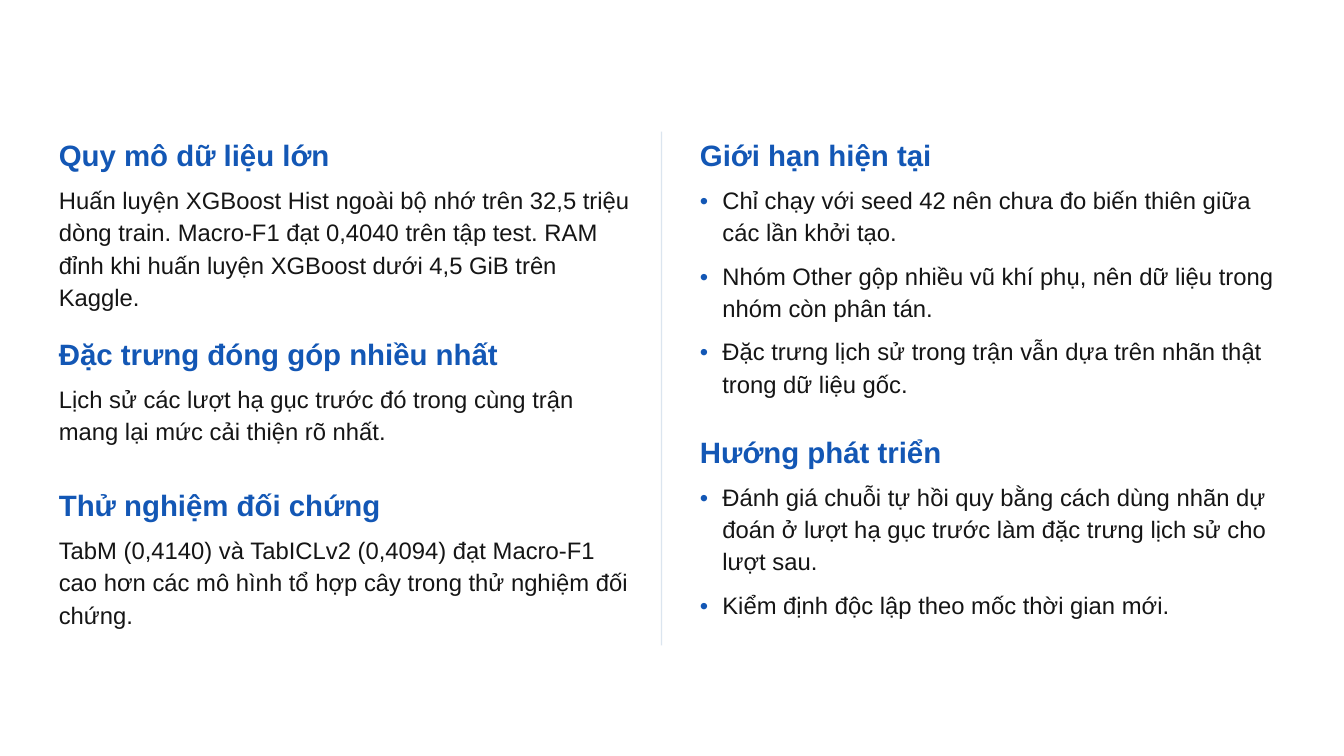
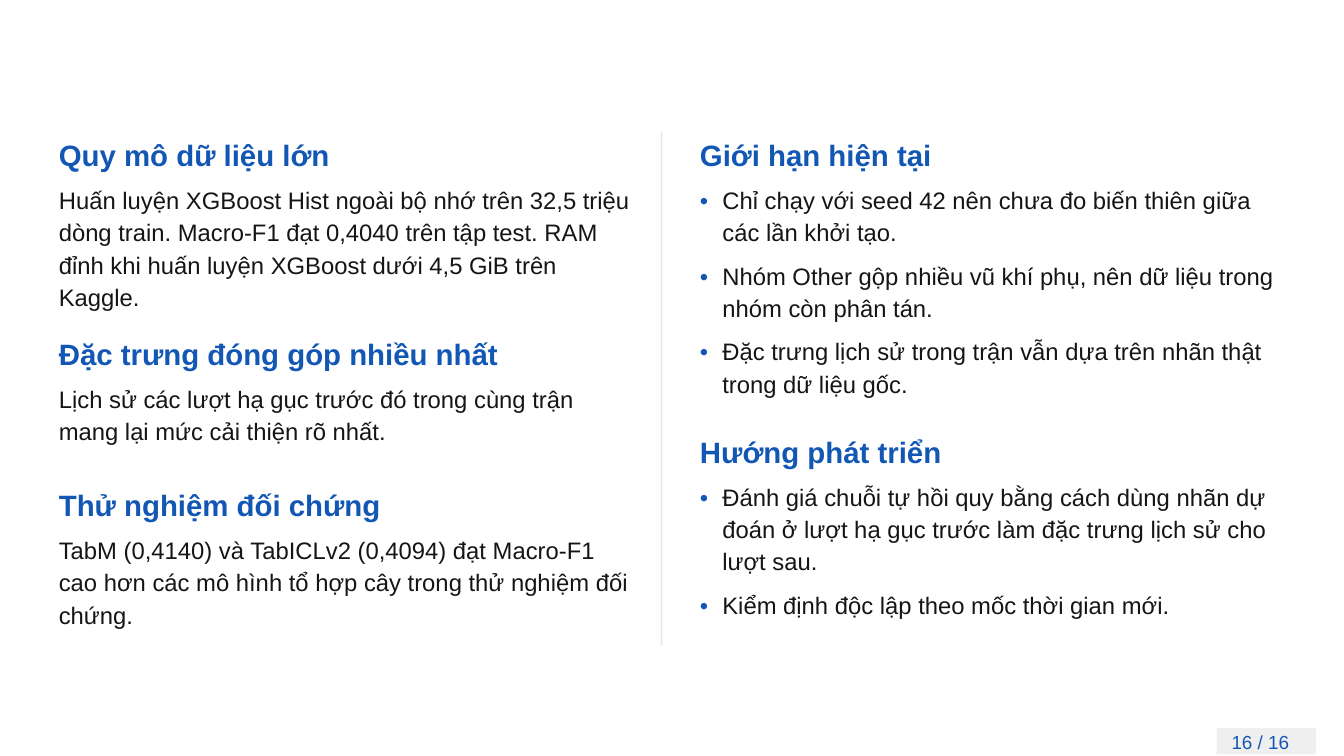
Before and after one commit to kttt294/PUBG-Weapon-Groups, a slide deck: slide 16 of docs/Thuyet_trinh_PUBG.pptx (slide 15 before the commit). Drawn at 1344x756 pixels with LibreOffice and Linux fonts; fonts in the diff are those of the drawing; background and template pictures are left out. Boxes give left, top, right and bottom in pixels: in the first picture for what was removed or moved away, otherwise in the second. Text is boxed around its words. In the diff, an @@ line names an element or a change of style, - is before the commit and + after.

```diff
--- a/docs/Thuyet_trinh_PUBG.pptx
+++ b/docs/Thuyet_trinh_PUBG.pptx
@@ rectangle added at box(1217, 728, 1317, 754), fill #EFEFEF @@
@@ text added at box(1232, 736, 1289, 749), 13.5 pt, text #1458B5 @@
+16 / 16
```
Also in this commit, not shown: 10 other slides changed, 5 slides added, 4 slides removed, 1 other file.
